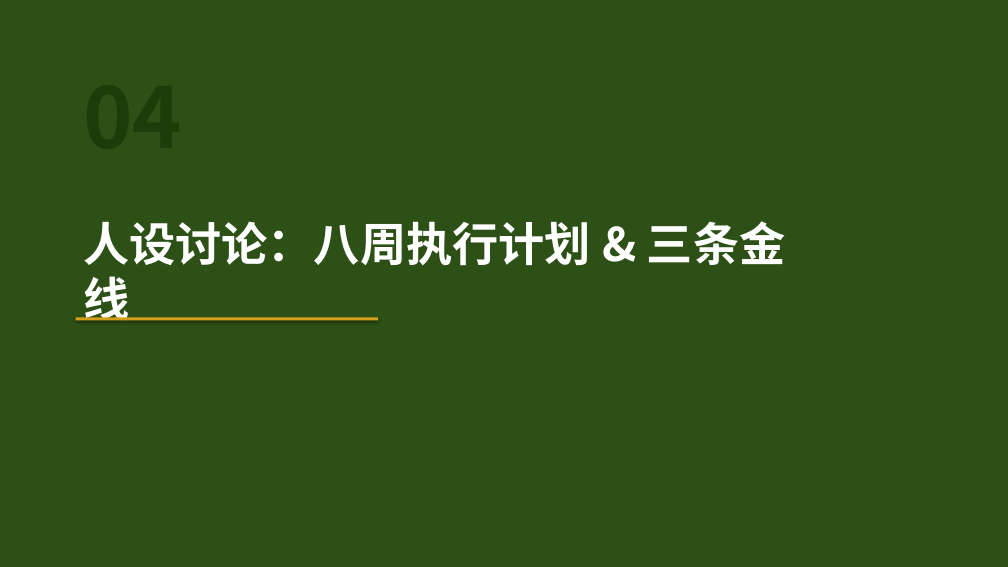
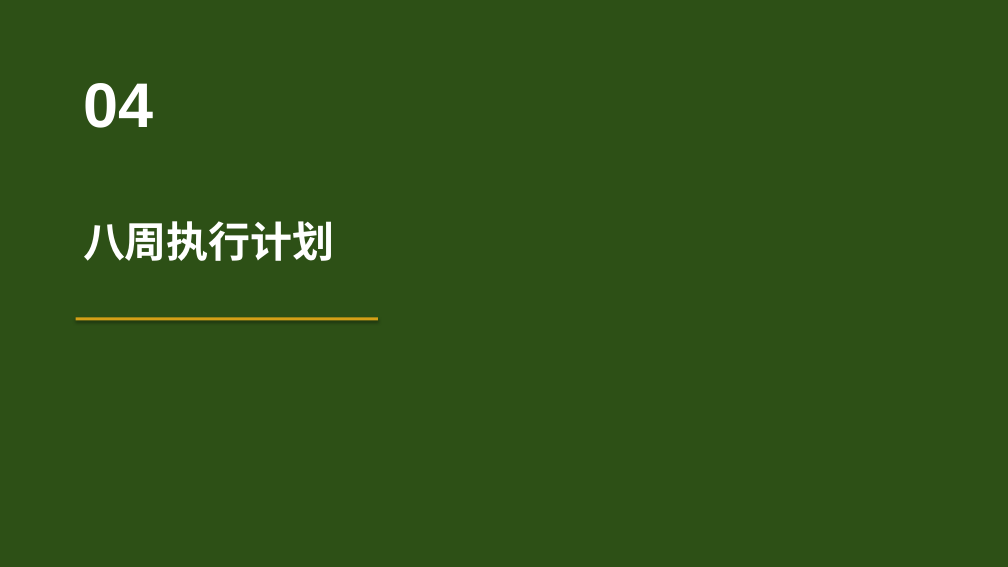
Before and after one commit to 975801846-star/workspace-outputs, a slide deck: slide 13 of tunjunying/plan_v2.pptx. Drawn at 1008x567 pixels with LibreOffice and Linux fonts; fonts in the diff are those of the drawing. Boxes give left, top, right and bottom in pixels: in the first picture for what was removed or moved away, otherwise in the second. Text is boxed around its words. In the diff, an @@ line names an element or a change of style, - is before the commit and + after.

```diff
--- a/tunjunying/plan_v2.pptx
+++ b/tunjunying/plan_v2.pptx
@@ text added at bbox=[83, 83, 153, 128], 60 pt, text #FFFFFF, bold @@
+04
@@ text at bbox=[83, 221, 335, 261]: text changed; size 44 to 40 pt; font Noto Sans CJK SC to Arial @@
-人设讨论：八周执行计划 & 三条金线
+八周执行计划
```
Also in this commit, not shown: 26 other slides changed, 1 slide added, 1 slide removed, 1 other file.
